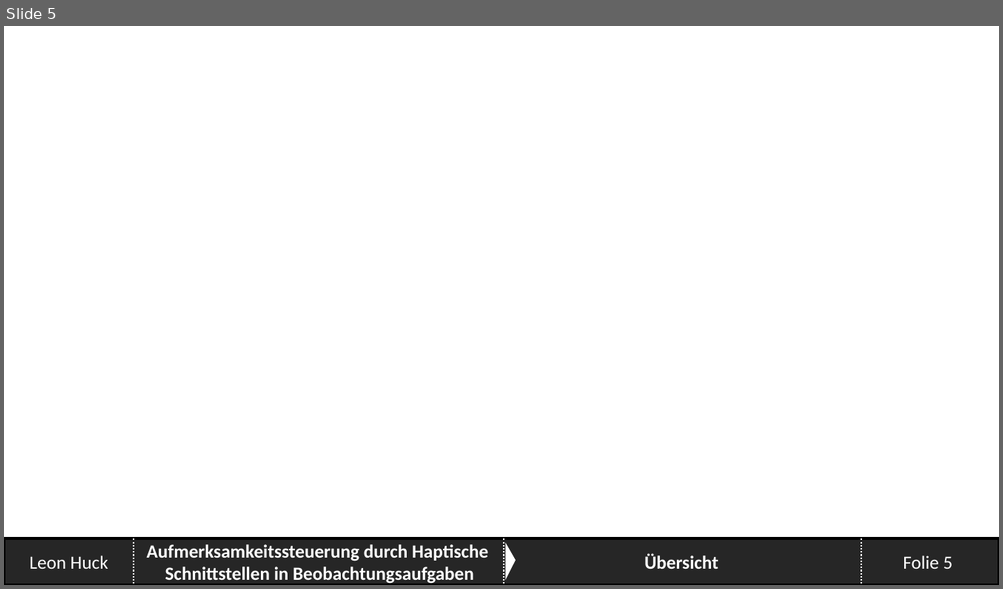
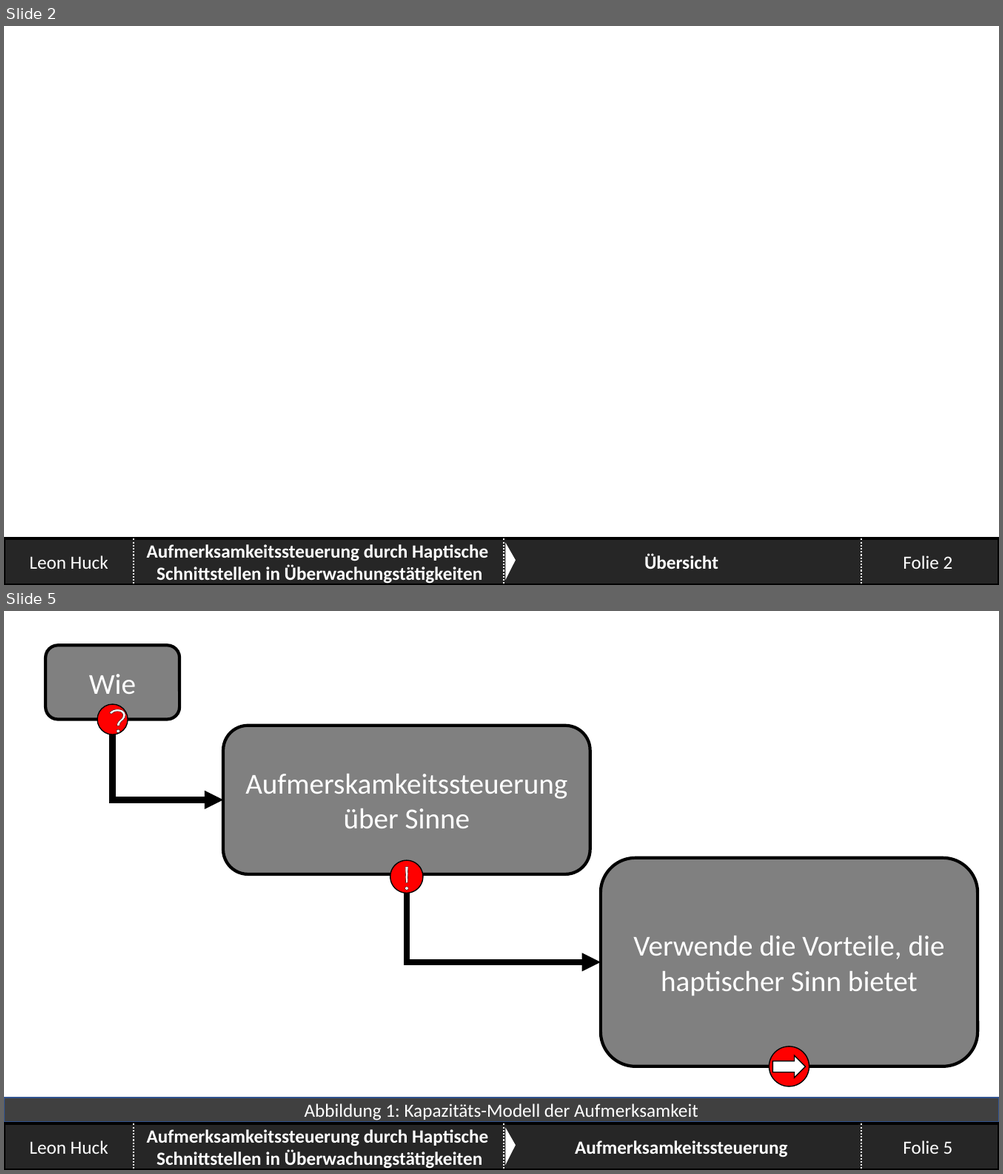
Before and after one commit to SaturnnrutaS/Proseminar-Mobile-Computing, a slide deck: 3 - Präsentation/Proseminar - Arbeitspräsentation.pptx. Shown one above the other, each under a label of ours: slide 5 before the commit, slides 2 and 5 after it; the slides between them are not shown. The pictures are 1003x589 and 1003x1174 pixels, drawn with LibreOffice and Linux fonts; fonts in the diff are those of the drawing; background and template pictures are left out. Boxes give left, top, right and bottom in pixels: in the first picture for what was removed or moved away, otherwise in the second. Text is boxed around its words. In the diff, an @@ line names an element or a change of style, - is before the commit and + after.

```diff
--- a/3 - Präsentation/Proseminar - Arbeitspräsentation.pptx
+++ b/3 - Präsentation/Proseminar - Arbeitspräsentation.pptx
@@ slide 5 added at (x1=4, y1=611, x2=999, y2=1170), background picture (left out) @@
@@ rounded rectangle added at (x1=45, y1=645, x2=180, y2=719), fill #808080, outline #000000 3 pt, 28 pt, text #FFFFFF @@
+Wie
@@ ellipse added at (x1=97, y1=704, x2=128, y2=735), fill #FF0000, outline #000000 1 pt, 32 pt, text #FFFFFF @@
+?
@@ elbow arrow added from (112, 735) to (223, 800), #000000 6 pt @@
@@ rounded rectangle added at (x1=223, y1=726, x2=590, y2=875), fill #808080, outline #000000 3 pt, 28 pt, text #FFFFFF @@
+Aufmerskamkeitssteuerung über Sinne
@@ ellipse added at (x1=390, y1=861, x2=424, y2=894), fill #FF0000, outline #000000 1 pt, 32 pt, text #FFFFFF @@
+!
@@ rounded rectangle added at (x1=600, y1=858, x2=977, y2=1067), fill #808080, outline #000000 3 pt, 28 pt, text #FFFFFF @@
+Verwende die Vorteile, die haptischer Sinn bietet
@@ elbow arrow added from (407, 891) to (600, 963), #000000 6 pt @@
@@ ellipse added at (x1=768, y1=1047, x2=809, y2=1087), fill #FF0000, outline #000000 1 pt @@
@@ down arrow added at (x1=772, y1=1056, x2=805, y2=1078), fill #FFFFFF, outline #000000 1 pt @@
@@ rectangle added at (x1=4, y1=1098, x2=999, y2=1122), fill #404040, outline #325491 1 pt, 18 pt, text #FFFFFF @@
+Abbildung 1: Kapazitäts-Modell der Aufmerksamkeit
@@ group added at (x1=4, y1=1125, x2=999, y2=1170): 4 rectangles, 3 lines, 1 page number, 1 triangle @@
+Leon Huck
+Folie 5
+Aufmerksamkeitssteuerung durch Haptische
+Schnittstellen in Überwachungstätigkeiten
+Aufmerksamkeitssteuerung
@@ what was slide 5 is now slide 2 @@
@@ slide 2 changed as well @@
@@ text in rectangle at (x1=147, y1=545, x2=488, y2=584): text changed @@
-Aufmerksamkeitssteuerung durch Haptische
-Schnittstellen in Beobachtungsaufgaben
+Aufmerksamkeitssteuerung durch Haptische
+Schnittstellen in Überwachungstätigkeiten
@@ page number at (x1=902, y1=556, x2=953, y2=569): text changed @@
-Folie 5
+Folie 2
```
Also in this commit, not shown: 8 other slides changed, 28 other slides added, 5 slides removed, 10 other files.
